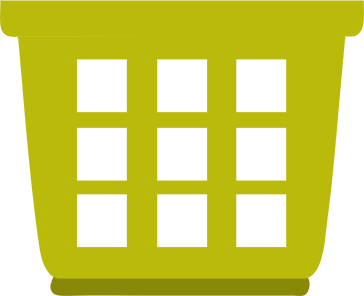
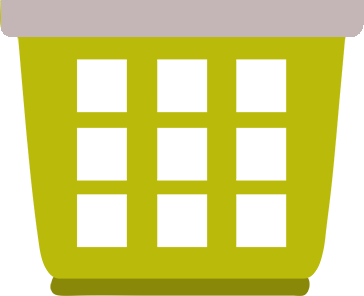
Layers edited between the first and the second (364, 296) image:
painted on "Layer 7" over [1, 0, 364, 37]
removed layer "Layer 2" over [17, 35, 346, 37]
